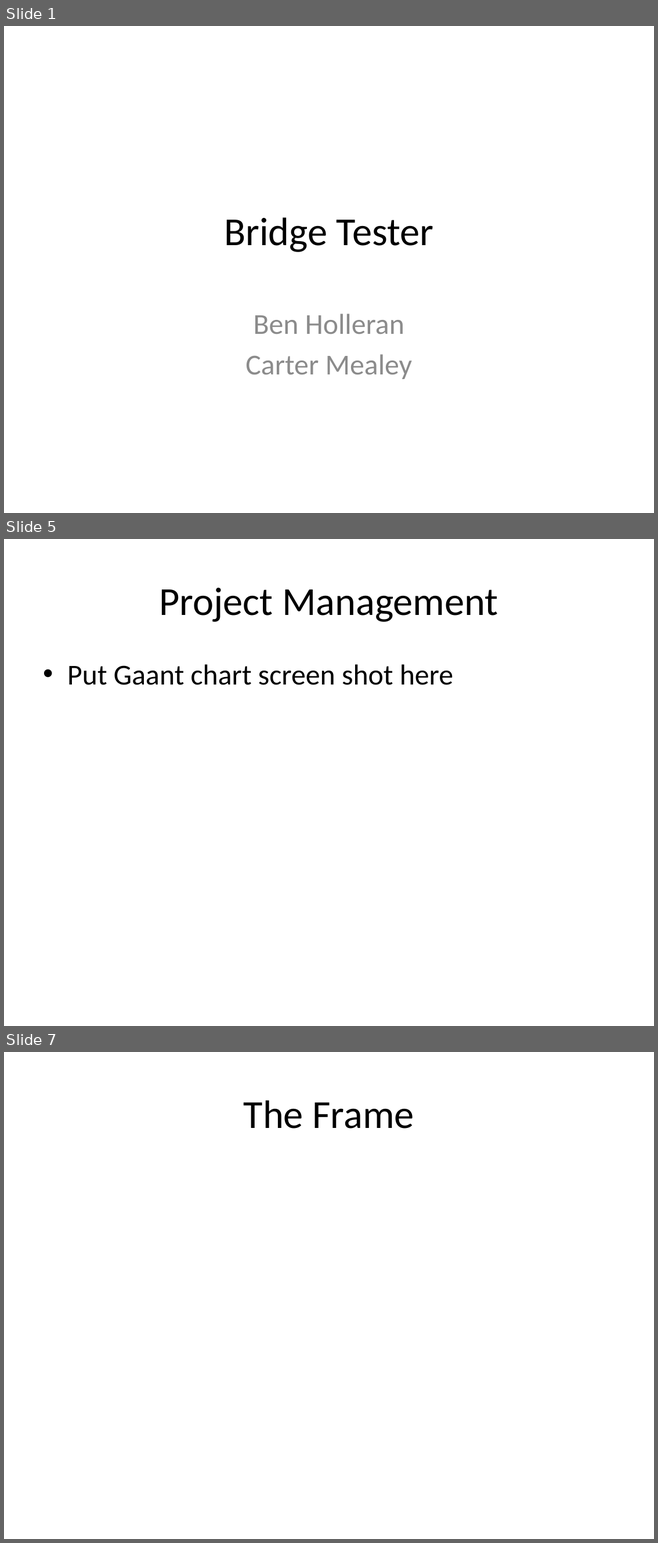
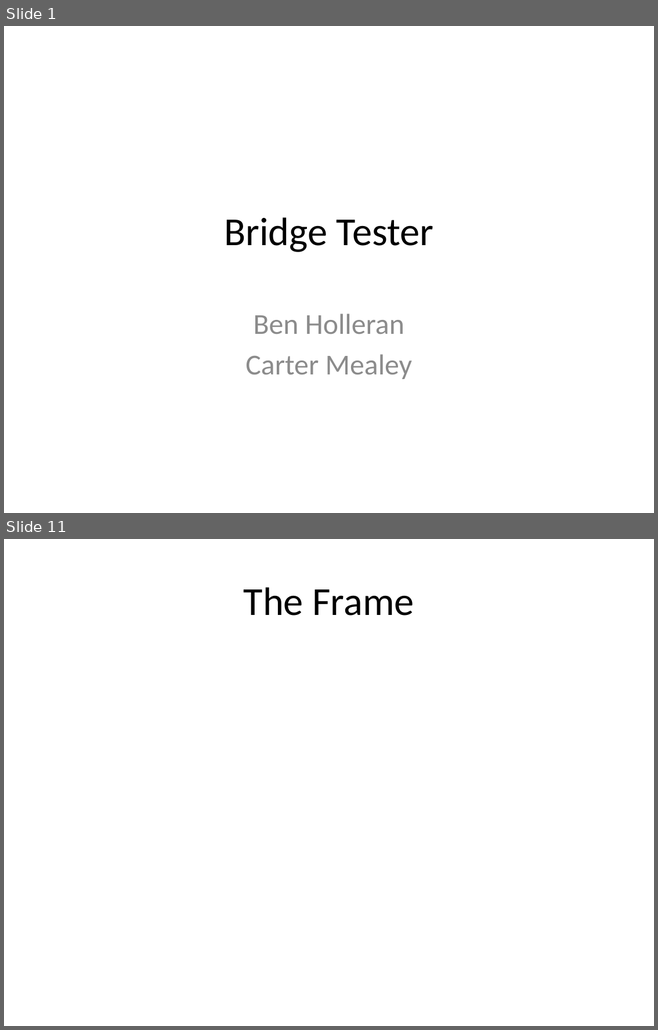
Before and after one commit to TheBengineer/Bridge-Tester, a slide deck: Presentations/February 10, 2014/Bridge Tester.pptx. Shown one above the other, each under a label of ours: slides 1, 5 and 7 before the commit, slides 1 and 11 after it; the slides between them are not shown. The pictures are 658x1543 and 658x1030 pixels, drawn with LibreOffice and Linux fonts; fonts in the diff are those of the drawing. Boxes give left, top, right and bottom in pixels: in the first picture for what was removed or moved away, otherwise in the second. Text is boxed around its words. In the diff, an @@ line names an element or a change of style, - is before the commit and + after.

```diff
--- a/Presentations/February 10, 2014/Bridge Tester.pptx
+++ b/Presentations/February 10, 2014/Bridge Tester.pptx
@@ slide 5 removed at bbox=[4, 539, 654, 1026], background #FFFFFF @@
@@ title removed at bbox=[159, 588, 498, 622] @@
-Project Management
@@ text removed at bbox=[67, 664, 453, 685] @@
-• Put Gaant chart screen shot here
@@ what was slide 7 is now slide 11 @@
```
Also in this commit, not shown: 1 slide changed, 8 slides added, 3 other slides removed, 1 other file.
